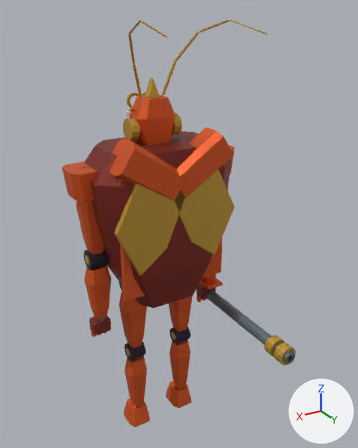
The Blender file out/morph_reference/t06/t06.blend as it was, and as the next commit left it.
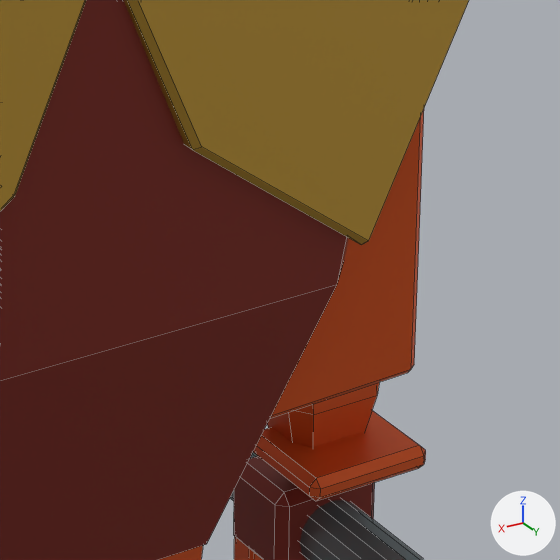
The first picture shows the older version from a camera (50 mm lens) standing at (3.25, 6.09, 6.62) and looking at (-0.5, -0.16, 3.49). The close-ups show the older and then the newer version on the part from 46% to 67% of the width and 49% to 66% of the height of that picture. Only the edits that show in the close-ups are written down. Every picture has the same lights, and +X, +Y and +Z are marked at lower right. The close-ups show mesh edges as thin lines.

The first close-up shows 'Articulated charge shutter', 'Articulated palm.001', 'Continuous tapered limb armor.007', 'Curved cloud wing chine', 'Curved cloud wing chine.001', 'Long handheld golden plasma staff', 'Rigid closing belly hatch.001', 'Shared sealed ventral hull' and 2 more.
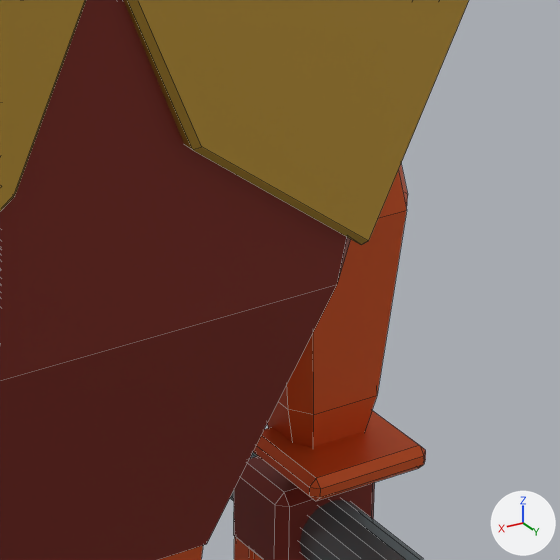
Changed parts and their boxes [x1, y1, x2, y2] in the close-ups (560 x 560 px):
'Rigid closing belly hatch.001', deleted (orange)
    before: [270, 110, 424, 419]
'Continuous tapered limb armor.007', unchanged, uncovered by the edit
    before: [267, 382, 379, 447]
    after: [267, 165, 408, 447]

The change, as a list of edits to the scene's bpy script:
```text
Remove ob_rigid_closing_belly_hatch_001:
    ob_rigid_closing_belly_hatch_001 = bpy.data.objects.new('Rigid closing belly hatch.001', me_rigid_closing_belly_hatch_001)
    ob_rigid_closing_belly_hatch_001.parent = ob_bay_r
    ob_rigid_closing_belly_hatch_001.location = (0.0, 0.0, 0.0)
    _m = ob_rigid_closing_belly_hatch_001.modifiers.new('Armor edge chamfer', 'BEVEL')
    _m.width = 0.015
    _m.width_pct = 0.015
```
